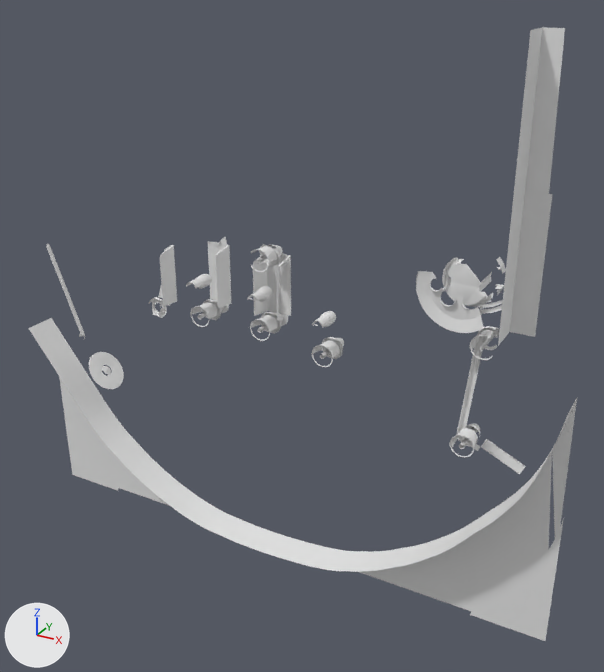
Renders of the OBJ model RoyalFlush_1957/gameitems/Primitive.LM_GI_l3_Parts.obj from each side of a commit.
Both versions are drawn from a 50 mm lens placed at (592.0, -926.0, -83.0), pointed at (56.0, 50.0, -571.0). The lights are fixed; the arrows at lower left show +X, +Y and +Z. Where no turn or scale is listed for an object, it has been applied to the vertices. Vertices at the same position are counted once.

Objects in the first picture: 'LM_GI_l3_Parts'.
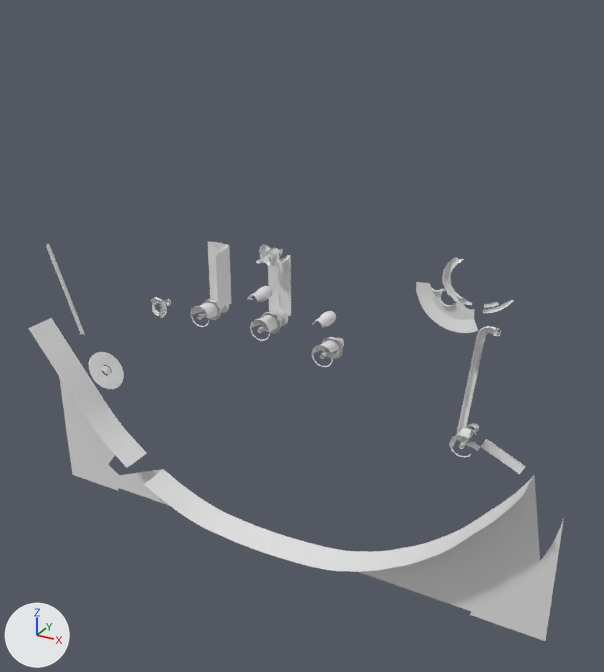
What changed in the scene script:
```text
Change me_lm_gi_l3_parts:
    used by ob_lm_gi_l3_parts; location = (0.0, 0.0, 0.0)
    remove me_lm_gi_l3_parts.from_pydata(...)  # 4817 vertices, 6853 faces; spans x -445.0..452.0, y -24.0..84.0, z -965.0..-141.0
    add me_lm_gi_l3_parts.from_pydata(...)  # 3371 vertices, 4768 faces; spans x -445.0..452.0, y -24.0..79.0, z -965.0..-412.0
    me_lm_gi_l3_parts part 1: 24 loose pieces with 1041 vertices, spanning x -207.0..387.0, y -24.0..66.0, z -562.0..-141.0, are deleted
    me_lm_gi_l3_parts part 2: 1 vertex moved within x 34.0, y 20.0, z -463.0; 203 vertices removed from x -206.0..132.0, y -3.0..58.0, z -580.0..-432.0
    me_lm_gi_l3_parts part 3: 90 vertices removed from x 246.0..338.0, y -3.0..84.0, z -496.0..-423.0
    me_lm_gi_l3_parts part 4: 88 vertices removed from x 311.0..446.0, y -3.0..57.0, z -682.0..-571.0
    me_lm_gi_l3_parts part 5: 2 vertices removed from x -243.0, y -3.0..51.0, z -869.0
```

Pixel boxes (x1, y1, x2, y2) of what changed, in the pictures (604 x 672 px):
'LM_GI_l3_Parts', reshaped (35% shorter)
    before: (28, 27, 577, 641)
    after: (28, 241, 564, 641)
part 1 of me_lm_gi_l3_parts, deleted
    before: (158, 27, 565, 360)
part 2 of me_lm_gi_l3_parts, cut back
    before: (149, 237, 333, 358)
part 3 of me_lm_gi_l3_parts, deleted
    before: (416, 271, 503, 331)
part 4 of me_lm_gi_l3_parts, deleted
    before: (463, 398, 577, 557)
part 5 of me_lm_gi_l3_parts, deleted
    before: (111, 454, 163, 484)
